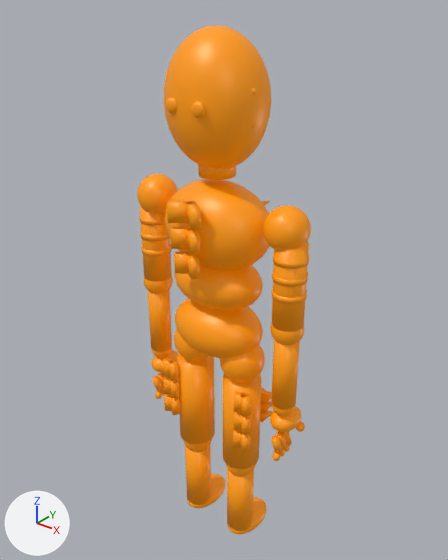
The FBX model Assets/Art/Characters/Dummy_It.fbx as it was, and as the next commit left it.
Camera for both pictures: a 50 mm camera at (1.219, -1.49, 2.03) aimed at (-0.016, 0.054, 1.073). The axes (+X, +Y, +Z) are drawn at lower left. The lights are the same throughout. The first picture is the older version.

The older version as bpy lines, for what is in view:
```python
mat_base = principled_material('Base')
mat_base.base_color = (1.0, 0.32, 0.0)  # orange #ff9900
mat_base.metallic = 0.05
mat_base.roughness = 0.42
mat_base.emission_color = (1.0, 0.32, 0.0)  # orange #ff9900
mat_base.emission_strength = 0.12
me_sphere = bpy.data.meshes.new('Sphere')
me_sphere.from_pydata(...)  # 8706 vertices, 8806 faces; spans x -0.36..0.36, y -0.18..0.16, z -0.01..1.91
me_sphere.materials.append(mat_base)  # orange #ff9900
ob_dummymesh = bpy.data.objects.new('DummyMesh', me_sphere)
ob_dummymesh.location = (0.0, 0.0, 0.0)
```
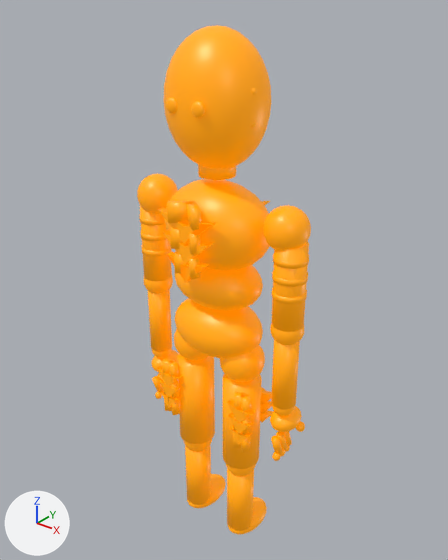
Changed parts and their boxes (x1, y1, x2, y2) in the pictures (448 x 560 px):
'DummyMesh', surface changed, reshaped
    both: (137, 25, 311, 534)
part 1 of me_sphere, added
    after: (185, 223, 215, 244)
part 2 of me_sphere, added
    after: (167, 255, 208, 283)
part 3 of me_sphere, added
    after: (158, 207, 217, 244)
part 4 of me_sphere, added
    after: (163, 230, 213, 264)
part 5 of me_sphere, added
    after: (167, 252, 209, 282)
part 6 of me_sphere, added
    after: (228, 413, 254, 434)
part 7 of me_sphere, added
    after: (230, 425, 252, 445)
part 8 of me_sphere, added
    after: (159, 378, 182, 397)
part 9 of me_sphere, added
    after: (161, 391, 180, 408)
part 10 of me_sphere, added
    after: (226, 399, 256, 423)
part 11 of me_sphere, added
    after: (157, 365, 183, 387)

What changed in the scene script:
```text
Change mat_base:
    mat_base.emission_strength: 0.12 -> 0.35
Change me_sphere:
    used by ob_dummymesh; location = (0.0, 0.0, 0.0)
    remove me_sphere.from_pydata(...)  # 8706 vertices, 8806 faces; spans x -0.36..0.36, y -0.18..0.16, z -0.01..1.91
    add me_sphere.from_pydata(...)  # 8918 vertices, 8986 faces; spans x -0.36..0.36, y -0.18..0.16, z -0.01..1.91
    me_sphere part 1: the loose piece of 12 vertices spanning x -0.1..0.1, y 0.13..0.16, z 1.28..1.36 is copied, and the copy is moved by (0.0, -0.3, 0.01); it spans x -0.11..0.11, y -0.16..-0.14, z 1.29..1.38
    me_sphere part 2: the loose piece of 12 vertices spanning x -0.08..0.08, y 0.13..0.16, z 1.16..1.23 is copied, and the copy is moved by (0.0, -0.3, 0.0); it spans x -0.08..0.08, y -0.16..-0.14, z 1.15..1.23
    me_sphere part 3: the loose piece of 12 vertices spanning x -0.1..0.1, y 0.13..0.16, z 1.28..1.36 is copied, and the copy is moved by (0.0, -0.3, 0.01); it spans x -0.11..0.11, y -0.16..-0.14, z 1.29..1.38
    me_sphere part 4: the loose piece of 12 vertices spanning x -0.09..0.09, y 0.13..0.16, z 1.22..1.3 is copied, and the copy is moved by (0.0, -0.3, 0.0); it spans x -0.09..0.09, y -0.16..-0.14, z 1.22..1.3
    me_sphere part 5: the loose piece of 12 vertices spanning x -0.08..0.08, y 0.13..0.16, z 1.16..1.23 is copied, and the copy is moved by (0.0, -0.3, 0.0); it spans x -0.08..0.08, y -0.16..-0.14, z 1.15..1.23
    me_sphere part 6: the loose piece of 12 vertices spanning x 0.12..0.2, y 0.06..0.09, z 0.57..0.62 is copied, and the copy is moved by (0.01, -0.16, 0.02); it spans x 0.12..0.22, y -0.1..-0.07, z 0.58..0.64
    me_sphere part 7: the loose piece of 12 vertices spanning x 0.12..0.2, y 0.06..0.09, z 0.53..0.58 is copied, and the copy is moved by (0.01, -0.16, 0.01); it spans x 0.13..0.21, y -0.1..-0.07, z 0.53..0.59
    me_sphere part 8: the loose piece of 12 vertices spanning x -0.2..-0.12, y 0.06..0.09, z 0.57..0.62 is copied, and the copy is moved by (-0.01, -0.16, 0.02); it spans x -0.22..-0.12, y -0.1..-0.07, z 0.58..0.64
    me_sphere part 9: the loose piece of 12 vertices spanning x -0.2..-0.12, y 0.06..0.09, z 0.53..0.58 is copied, and the copy is moved by (-0.01, -0.16, 0.01); it spans x -0.21..-0.13, y -0.1..-0.07, z 0.53..0.59
    me_sphere part 10: a new loose piece of 22 vertices spanning x 0.12..0.23, y -0.1..-0.07, z 0.63..0.69, in mat_base (orange #ffa000, glowing orange #ffa000)
    me_sphere part 11: a new loose piece of 22 vertices spanning x -0.22..-0.11, y -0.1..-0.07, z 0.63..0.69, in mat_base (orange #ffa000, glowing orange #ffa000)
    other edits to the shape of me_sphere do not show in these pictures
```
